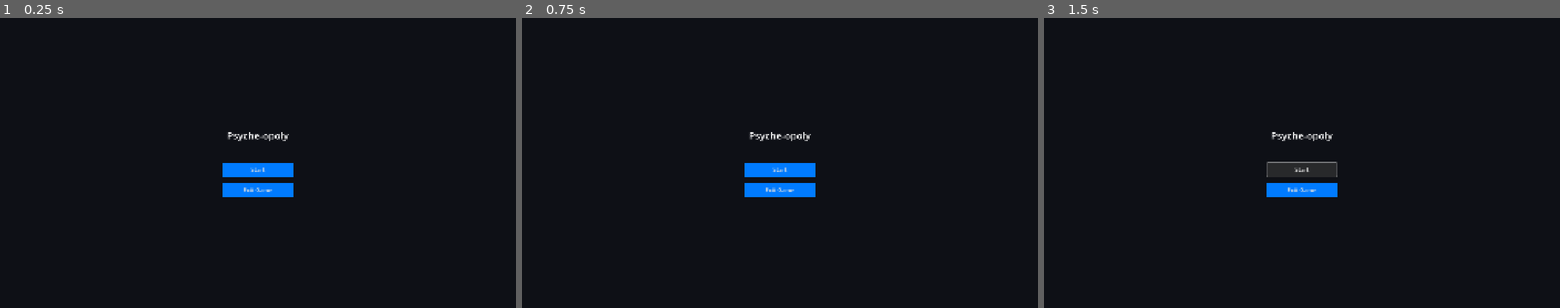
Above: before the commit, frames 1-3 (left to right).
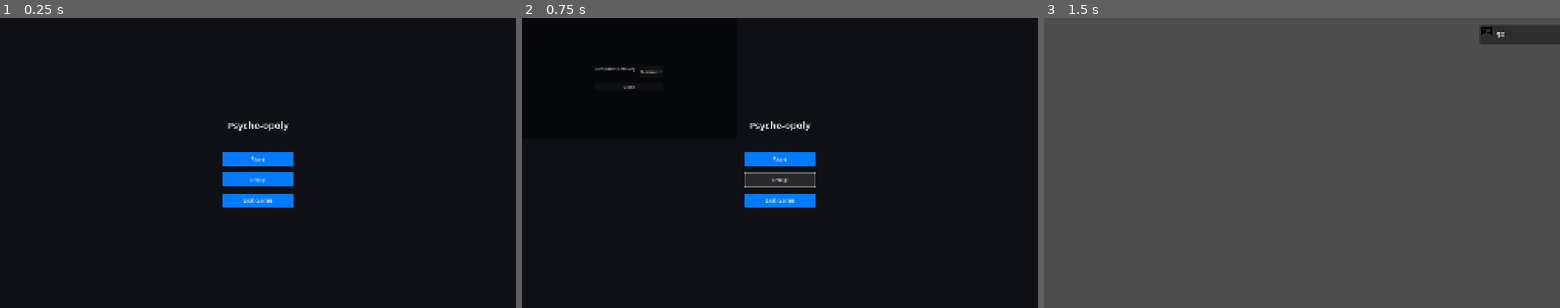
Above: after the commit, the same moments.

Repository: MissionToPsyche-Platinum/platinum_24d_game_psycheopoly-psb
Game: Godot game, scene res://ui/StartMenu.tscn
Same seed, same stepped clock (60 frames per second), same inputs: the game is played once before the commit and once after it. The project has no main scene, so this scene is started directly.
Inputs (mouse positions are in pixels of both pictures, inside the frame that each line leads up to):
- Up to frame 1 (0.25 s): no input
- Up to frame 2 (0.75 s): click (780, 180) at 0.5 s, where only the run after the commit has a clickable "Settings"
- Up to frame 3 (1.5 s): click "Start" at 1.25 s

The runs differ from the first frame. In frame 1, 2.3% of the frame differs, in the area x 43-57%, y 35-66%; in frame 2, 2.8%; in frame 3, 100%, in the area x 0-100%, y 0-100%.

Commit message:
Settings Button, load Game State on Start Button Press
Added a settings button that when clicked allows user to see a drop down menu for difficulty selection ( Easy, Normal, Hard ) albeit, when selecting an option, nothing happens. When user selects the start game button, the game will load a simple scene for now just to make sure this is functional. I had the game load a blank screen that shows the money UI just to see if the button would function as expected.

Diff:
--- a/project.godot
+++ b/project.godot
@@ -14,6 +14,10 @@
 config/features=PackedStringArray("4.5", "Forward Plus")
 config/icon="res://icon.svg"
 
+[autoload]
+
+GameState="*res://scripts/game_state.gd"
+
 [display]
 
 window/size/viewport_width=1920
--- /dev/null
+++ b/scripts/game_state.gd
@@ -0,0 +1,6 @@
+extends Node
+
+var difficulty: String = "Normal"
+
+func set_difficulty(value: String) -> void:
+	difficulty = value
--- a/ui/StartMenu.tscn
+++ b/ui/StartMenu.tscn
@@ -1,10 +1,18 @@
-[gd_scene load_steps=3 format=3 uid="uid://bmvl3imlm0w2"]
+[gd_scene load_steps=6 format=3 uid="uid://bmvl3imlm0w2"]
+
+[ext_resource type="Script" uid="uid://3mudijjy20c6" path="res://ui/start_menu.gd" id="1_bx376"]
 
 [sub_resource type="StyleBoxFlat" id="StyleBoxFlat_aq5sm"]
 bg_color = Color(0, 0.48235294, 1, 1)
 
+[sub_resource type="StyleBoxFlat" id="StyleBoxFlat_xrvln"]
+bg_color = Color(0, 0.48235294, 1, 1)
+
 [sub_resource type="StyleBoxFlat" id="StyleBoxFlat_bx376"]
 bg_color = Color(0, 0.48235294, 1, 1)
+
+[sub_resource type="StyleBoxFlat" id="StyleBoxFlat_g1ph5"]
+bg_color = Color(0, 0, 0, 0.5019608)
 
 [node name="StartMenu" type="Control"]
 layout_mode = 3
@@ -13,6 +21,7 @@
 anchor_bottom = 1.0
 grow_horizontal = 2
 grow_vertical = 2
+script = ExtResource("1_bx376")
 
 [node name="ColorRect" type="ColorRect" parent="."]
 layout_mode = 1
@@ -50,9 +59,51 @@
 theme_override_styles/normal = SubResource("StyleBoxFlat_aq5sm")
 text = "Start"
 
+[node name="Settings" type="Button" parent="CenterBox/Menu"]
+custom_minimum_size = Vector2(260, 52)
+layout_mode = 2
+theme_override_styles/normal = SubResource("StyleBoxFlat_xrvln")
+text = "Settings"
+
 [node name="Exit" type="Button" parent="CenterBox/Menu"]
 custom_minimum_size = Vector2(260, 52)
 layout_mode = 2
 theme_override_font_sizes/font_size = 22
 theme_override_styles/normal = SubResource("StyleBoxFlat_bx376")
 text = "Exit Game"
+
+[node name="SettingsPopUp" type="PopupPanel" parent="."]
+size = Vector2i(1920, 1080)
+theme_override_styles/panel = SubResource("StyleBoxFlat_g1ph5")
+
+[node name="Center" type="CenterContainer" parent="SettingsPopUp"]
+offset_right = 1920.0
+offset_bottom = 1080.0
+
+[node name="Box" type="VBoxContainer" parent="SettingsPopUp/Center"]
+layout_mode = 2
+theme_override_constants/separation = 16
+
+[node name="DifficultyRow" type="HBoxContainer" parent="SettingsPopUp/Center/Box"]
+layout_mode = 2
+theme_override_constants/separation = 12
+
+[node name="DifficultyLabel" type="Label" parent="SettingsPopUp/Center/Box/DifficultyRow"]
+layout_mode = 2
+text = "Computer Difficulty
+"
+horizontal_alignment = 2
+
+[node name="DifficultyOption" type="OptionButton" parent="SettingsPopUp/Center/Box/DifficultyRow"]
+layout_mode = 2
+item_count = 3
+popup/item_0/text = "Easy"
+popup/item_0/id = 0
+popup/item_1/text = "Normal"
+popup/item_1/id = 1
+popup/item_2/text = "Hard"
+popup/item_2/id = 2
+
+[node name="Close" type="Button" parent="SettingsPopUp/Center/Box"]
+layout_mode = 2
+text = "Close"
--- /dev/null
+++ b/ui/main_test.tscn
@@ -0,0 +1,14 @@
+[gd_scene load_steps=2 format=3 uid="uid://bb2ojkfi62vis"]
+
+[ext_resource type="PackedScene" uid="uid://u207psoy1isi" path="res://ui/MoneyHUD.tscn" id="1_pl26w"]
+
+[node name="Main_Test" type="Control"]
+layout_mode = 3
+anchors_preset = 15
+anchor_right = 1.0
+anchor_bottom = 1.0
+grow_horizontal = 2
+grow_vertical = 2
+
+[node name="HUDRoot" parent="." instance=ExtResource("1_pl26w")]
+layout_mode = 1
--- /dev/null
+++ b/ui/start_menu.gd
@@ -0,0 +1,78 @@
+extends Control
+
+# ============================
+#   NODE REFERENCES
+# ============================
+
+@onready var start_btn: Button        = $CenterBox/Menu/Start
+@onready var settings_btn: Button     = $CenterBox/Menu/Settings
+@onready var exit_btn: Button         = $CenterBox/Menu/Exit
+
+@onready var settings_popup: PopupPanel = $SettingsPopUp
+@onready var diff_opt: OptionButton = $SettingsPopUp/Center/Box/DifficultyRow/DifficultyOption
+@onready var close_btn: Button = $SettingsPopUp/Center/Box/Close
+
+
+# ============================
+#   READY
+# ============================
+
+func _ready() -> void:
+	_initialize_difficulty()
+	_connect_signals()
+
+
+# ============================
+#   INITIALIZE UI
+# ============================
+
+func _initialize_difficulty() -> void:
+	# Default: Normal = index 1
+	var index := 1
+
+	match GameState.difficulty:
+		"Easy":
+			index = 0
+		"Normal":
+			index = 1
+		"Hard":
+			index = 2
+
+	if diff_opt and diff_opt.item_count > index:
+		diff_opt.select(index)
+
+
+func _connect_signals() -> void:
+	start_btn.pressed.connect(_on_start_pressed)
+	settings_btn.pressed.connect(_on_settings_pressed)
+	exit_btn.pressed.connect(_on_exit_pressed)
+	close_btn.pressed.connect(_on_close_pressed)
+
+	if diff_opt:
+		diff_opt.item_selected.connect(_on_difficulty_selected)
+
+
+# ============================
+#   SIGNAL CALLBACKS
+# ============================
+
+func _on_start_pressed() -> void:
+	# Change this to match your game scene path
+	get_tree().change_scene_to_file("res://ui/main_test.tscn")
+
+
+func _on_settings_pressed() -> void:
+	settings_popup.popup_centered()
+
+
+func _on_close_pressed() -> void:
+	settings_popup.hide()
+
+
+func _on_exit_pressed() -> void:
+	get_tree().quit()
+
+
+func _on_difficulty_selected(index: int) -> void:
+	var difficulty_text := diff_opt.get_item_text(index)
+	GameState.set_difficulty(difficulty_text)
Not shown, added: scripts/game_state.gd.uid
Not shown, added: ui/start_menu.gd.uid
